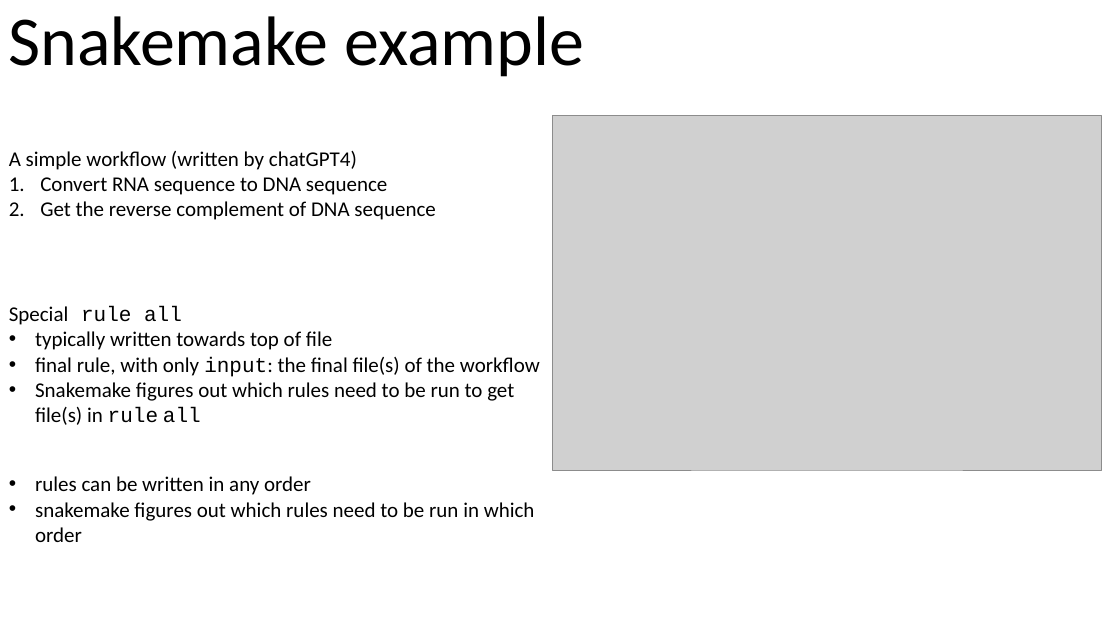
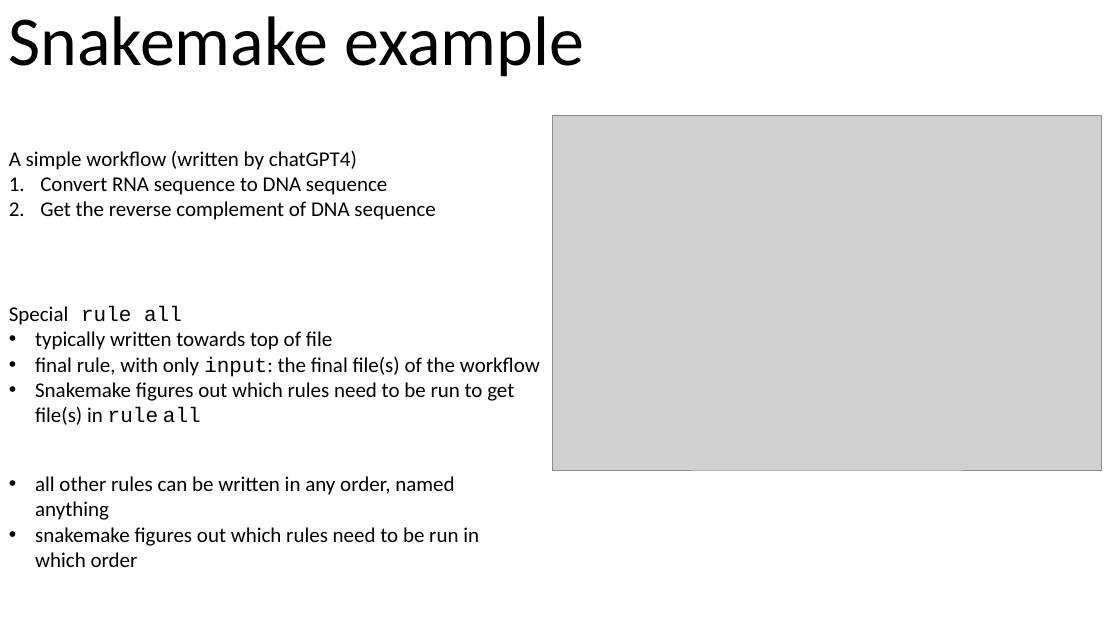
Before and after one commit to brian-arnold/intro_compbio_workflows_2024, a slide deck: slide 7 of slides/part2_snakemake.pptx (slide 6 before the commit). Drawn at 1120x630 pixels with LibreOffice and Linux fonts; fonts in the diff are those of the drawing; grey boxes stand for pictures. Boxes give left, top, right and bottom in pixels: in the first picture for what was removed or moved away, otherwise in the second. Text is boxed around its words. In the diff, an @@ line names an element or a change of style, - is before the commit and + after.

```diff
--- a/slides/part2_snakemake.pptx
+++ b/slides/part2_snakemake.pptx
@@ text at [35, 476, 454, 520]: text changed @@
-• rules can be written in any order
+• all other rules can be written in any order, named anything
```
Also in this commit, not shown: 4 other slides changed, 2 slides added, 1 slide removed.
